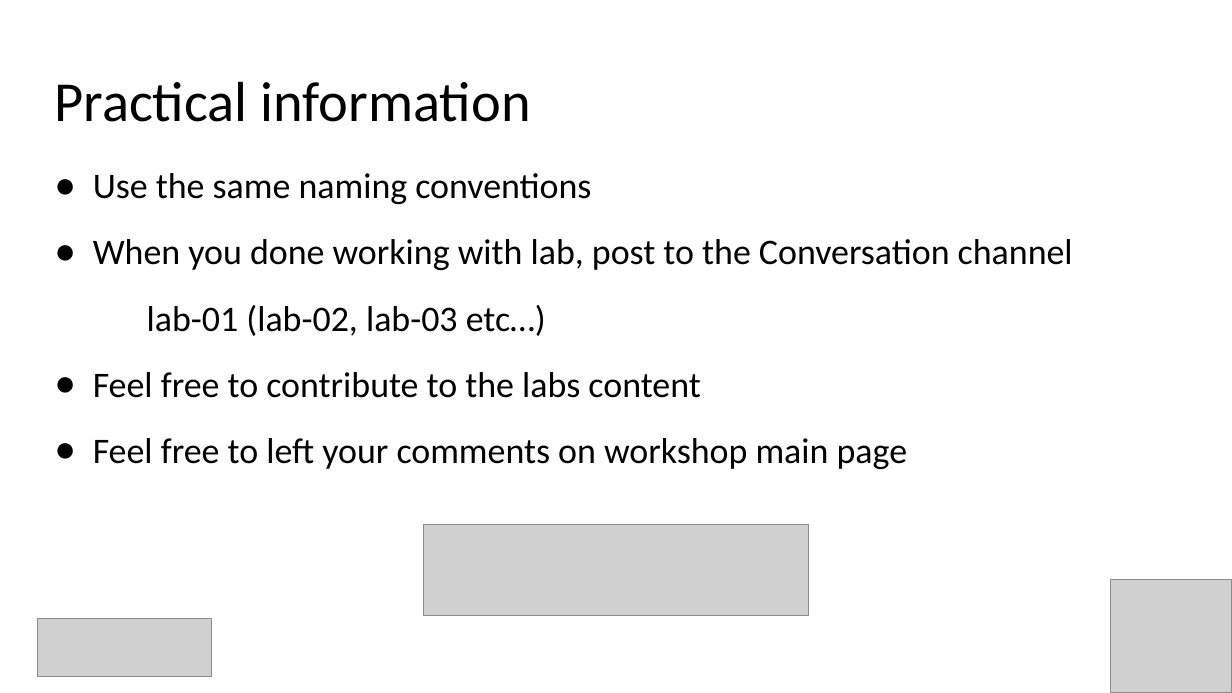
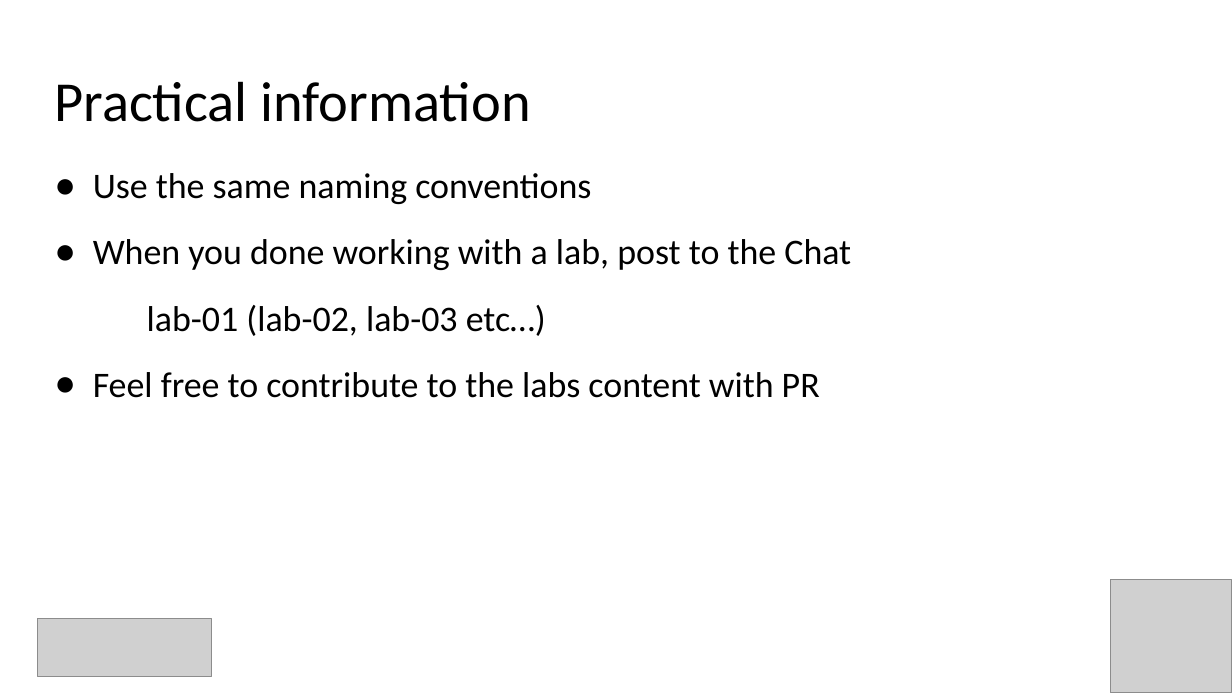
Before and after one commit to kalv25/azure-network-watcher, a slide deck: slide 5 of slides/working-with-azure-network-watcher.ppt. Drawn at 1232x693 pixels with LibreOffice and Linux fonts; fonts in the diff are those of the drawing; grey boxes stand for pictures. Boxes give left, top, right and bottom in pixels: in the first picture for what was removed or moved away, otherwise in the second. Text is boxed around its words. In the diff, an @@ line names an element or a change of style, - is before the commit and + after.

```diff
--- a/slides/working-with-azure-network-watcher.ppt
+++ b/slides/working-with-azure-network-watcher.ppt
@@ text at <box>93,239,851,270</box>: text changed @@
-● When you done working with lab, post to the Conversation channel
+● When you done working with a lab, post to the Chat
@@ text at <box>93,372,820,398</box>: text changed @@
-● Feel free to contribute to the labs content
-● Feel free to left your comments on workshop main page
+● Feel free to contribute to the labs content with PR
@@ picture removed at <box>423,525,809,616</box> @@
```
Also in this commit, not shown: 1 other file.
